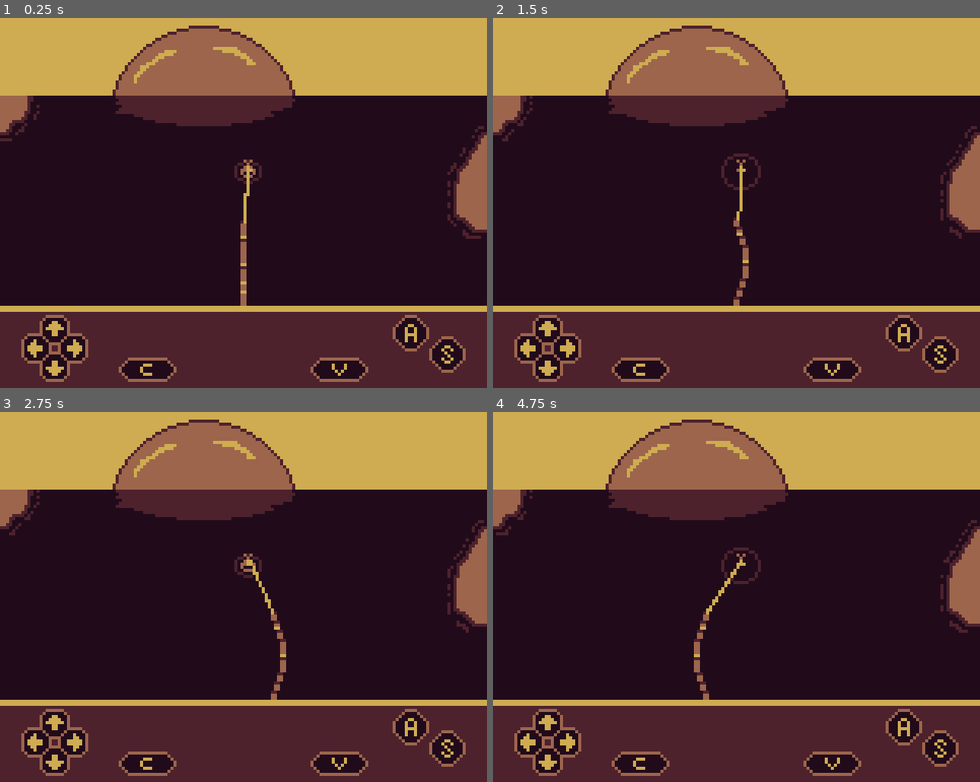
Above: before the commit, frames 1-4 (two rows, left to right).
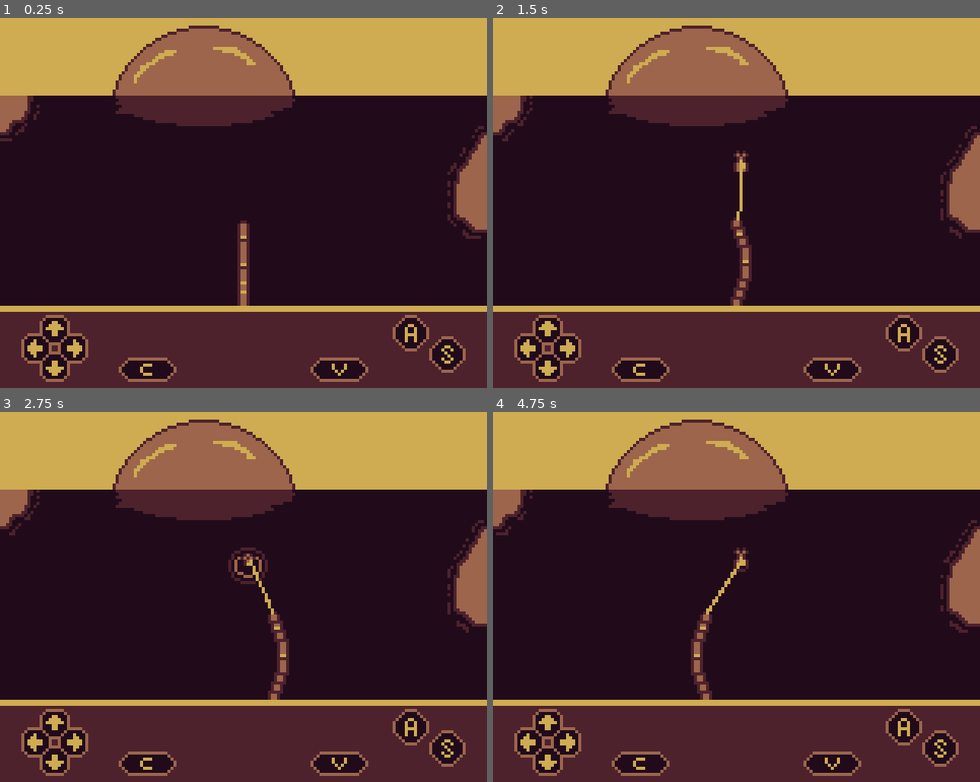
Above: after the commit, the same moments.

Repository: AparneetDey/luckyCatch
Game: Godot game, scene res://scenes/world/world.tscn
Same seed, same stepped clock (60 frames per second), same inputs: the game is played once before the commit and once after it.
Inputs:
- Up to frame 1 (0.25 s): no input
- Up to frame 2 (1.5 s): hold Right (right) 0.53-1.28 s; tap A (a) at 0.6, 1.35 s; hold Left (left) from 1.28 s (still down)
- Up to frame 3 (2.75 s): release Left (left) at 2.03 s; hold Right (right) from 2.03 s (still down); tap A (a) at 2.1 s
- Up to frame 4 (4.75 s): tap A (a) at 2.85, 3.6, 4.35 s; release Right (right) at 3.53 s; hold Left (left) from 3.53 s (still down)

The runs differ from the first frame. In frame 1, 0.5% of the frame differs, in the area x 48-54%, y 38-78%; in frame 2, 0.6%; in frame 3, 0.6%, in the area x 46-60%, y 36-78%; in frame 4, 0.6%.

Commit message:
Add bobber casting state flow and animations
Introduces a global `StateManager` autoload with fishing signals and wires it into the fishing and bobber scripts to drive cast/catch transitions. The bobber now has explicit animation states (`uncast`, `cast`, `idle`, `catch`), emits `cast_complete` back to the fishing scene, and updates line visibility/state progression during casting and waiting.

Diff:
--- /dev/null
+++ b/managers/state_manager.gd
@@ -0,0 +1,4 @@
+extends Node
+
+signal cast_bobber
+signal fish_caught
--- a/project.godot
+++ b/project.godot
@@ -14,6 +14,10 @@
 run/main_scene="uid://du0pq4mrtxkp1"
 config/features=PackedStringArray("4.7", "GL Compatibility")
 config/icon="res://icon.svg"
+
+[autoload]
+
+StateManager="*uid://3ipb2jmhbgvm"
 
 [debug]
 
--- a/scenes/fishingRod/bobber.gd
+++ b/scenes/fishingRod/bobber.gd
@@ -1,13 +1,42 @@
 class_name Bobber
 extends Node2D
 
+signal cast_complete
+
+@onready var animation_player: AnimationPlayer = $AnimationPlayer
 @onready var line_point: Marker2D = $LinePoint
 
-# Called when the node enters the scene tree for the first time.
+enum State {IDLE, CASTING, CAUGHT, UNCAST}
+
+var state = State.UNCAST
+
 func _ready() -> void:
-	pass # Replace with function body.
+	StateManager.cast_bobber.connect(onBobberCast.bind())
+	StateManager.fish_caught.connect(onFishCaught.bind())
 
+func _process(_delta: float) -> void:
+	handle_animation()
 
-# Called every frame. 'delta' is the elapsed time since the previous frame.
-func _process(_delta: float) -> void:
-	pass
+func handle_animation() -> void:
+	if state == State.IDLE:
+		animation_player.play("idle")
+	elif state == State.CASTING:
+		animation_player.play("cast")
+	elif state == State.CAUGHT:
+		animation_player.play("catch")
+	elif state == State.UNCAST:
+		animation_player.play("uncast")
+
+func onBobberCast() -> void:
+	print("Casting")
+	state = State.CASTING
+	visible = true
+
+func onFishCaught() -> void:
+	state = State.CAUGHT
+	visible = false
+
+func casting_complete() -> void:
+	cast_complete.emit()
+	print("animation casting")
+	state = State.IDLE
--- a/scenes/fishingRod/bobber.tscn
+++ b/scenes/fishingRod/bobber.tscn
@@ -78,6 +78,108 @@
 "transitions": PackedFloat32Array(1),
 "update": 0,
 "values": [Vector2(0, -3)]
+}
+tracks/6/type = "value"
+tracks/6/imported = false
+tracks/6/enabled = true
+tracks/6/path = NodePath("BobberSprite:position")
+tracks/6/interp = 1
+tracks/6/loop_wrap = true
+tracks/6/keys = {
+"times": PackedFloat32Array(0),
+"transitions": PackedFloat32Array(1),
+"update": 0,
+"values": [Vector2(0, 0)]
+}
+tracks/7/type = "value"
+tracks/7/imported = false
+tracks/7/enabled = true
+tracks/7/path = NodePath("BobberSprite:visible")
+tracks/7/interp = 1
+tracks/7/loop_wrap = true
+tracks/7/keys = {
+"times": PackedFloat32Array(0),
+"transitions": PackedFloat32Array(1),
+"update": 1,
+"values": [true]
+}
+
+[sub_resource type="Animation" id="Animation_54kfj"]
+resource_name = "cast"
+step = 0.1
+tracks/0/type = "value"
+tracks/0/imported = false
+tracks/0/enabled = true
+tracks/0/path = NodePath("BobberSprite:position")
+tracks/0/interp = 1
+tracks/0/loop_wrap = true
+tracks/0/keys = {
+"times": PackedFloat32Array(0, 0.6),
+"transitions": PackedFloat32Array(1, 1),
+"update": 0,
+"values": [Vector2(0, -100), Vector2(0, 0)]
+}
+tracks/1/type = "value"
+tracks/1/imported = false
+tracks/1/enabled = true
+tracks/1/path = NodePath("BobberSprite:frame")
+tracks/1/interp = 1
+tracks/1/loop_wrap = true
+tracks/1/keys = {
+"times": PackedFloat32Array(0, 0.6, 0.7, 0.9),
+"transitions": PackedFloat32Array(1, 1, 1, 1),
+"update": 1,
+"values": [6, 3, 4, 0]
+}
+tracks/2/type = "value"
+tracks/2/imported = false
+tracks/2/enabled = true
+tracks/2/path = NodePath("SplashSprite:frame")
+tracks/2/interp = 1
+tracks/2/loop_wrap = true
+tracks/2/keys = {
+"times": PackedFloat32Array(0, 0.6, 0.8),
+"transitions": PackedFloat32Array(1, 1, 1),
+"update": 1,
+"values": [2, 0, 1]
+}
+tracks/3/type = "value"
+tracks/3/imported = false
+tracks/3/enabled = true
+tracks/3/path = NodePath("LinePoint:position")
+tracks/3/interp = 1
+tracks/3/loop_wrap = true
+tracks/3/keys = {
+"times": PackedFloat32Array(0, 0.6, 0.7, 0.9),
+"transitions": PackedFloat32Array(1, 1, 1, 1),
+"update": 0,
+"values": [Vector2(0, -106), Vector2(0, -2), Vector2(0, -4), Vector2(0, -3)]
+}
+tracks/4/type = "method"
+tracks/4/imported = false
+tracks/4/enabled = true
+tracks/4/path = NodePath(".")
+tracks/4/interp = 1
+tracks/4/loop_wrap = true
+tracks/4/keys = {
+"times": PackedFloat32Array(0.9),
+"transitions": PackedFloat32Array(1),
+"values": [{
+"args": [],
+"method": &"casting_complete"
+}]
+}
+tracks/5/type = "value"
+tracks/5/imported = false
+tracks/5/enabled = true
+tracks/5/path = NodePath("BobberSprite:visible")
+tracks/5/interp = 1
+tracks/5/loop_wrap = true
+tracks/5/keys = {
+"times": PackedFloat32Array(0),
+"transitions": PackedFloat32Array(1),
+"update": 1,
+"values": [true]
 }
 
 [sub_resource type="Animation" id="Animation_tggis"]
@@ -143,6 +245,18 @@
 "transitions": PackedFloat32Array(1, 1),
 "update": 1,
 "values": [Vector2(0, -4), Vector2(0, 0)]
+}
+tracks/5/type = "value"
+tracks/5/imported = false
+tracks/5/enabled = true
+tracks/5/path = NodePath("BobberSprite:visible")
+tracks/5/interp = 1
+tracks/5/loop_wrap = true
+tracks/5/keys = {
+"times": PackedFloat32Array(0),
+"transitions": PackedFloat32Array(1),
+"update": 1,
+"values": [true]
 }
 
 [sub_resource type="Animation" id="Animation_2fmbl"]
@@ -210,12 +324,79 @@
 "update": 1,
 "values": [Vector2(0, -3), Vector2(0, -2), Vector2(0, -1), Vector2(0, -2)]
 }
+tracks/5/type = "value"
+tracks/5/imported = false
+tracks/5/enabled = true
+tracks/5/path = NodePath("BobberSprite:visible")
+tracks/5/interp = 1
+tracks/5/loop_wrap = true
+tracks/5/keys = {
+"times": PackedFloat32Array(0),
+"transitions": PackedFloat32Array(1),
+"update": 1,
+"values": [true]
+}
+
+[sub_resource type="Animation" id="Animation_uxbwy"]
+resource_name = "uncast"
+length = 0.1
+loop_mode = 1
+tracks/0/type = "value"
+tracks/0/imported = false
+tracks/0/enabled = true
+tracks/0/path = NodePath("BobberSprite:visible")
+tracks/0/interp = 1
+tracks/0/loop_wrap = true
+tracks/0/keys = {
+"times": PackedFloat32Array(0),
+"transitions": PackedFloat32Array(1),
+"update": 1,
+"values": [false]
+}
+tracks/1/type = "value"
+tracks/1/imported = false
+tracks/1/enabled = true
+tracks/1/path = NodePath("SplashSprite:visible")
+tracks/1/interp = 1
+tracks/1/loop_wrap = true
+tracks/1/keys = {
+"times": PackedFloat32Array(0),
+"transitions": PackedFloat32Array(1),
+"update": 1,
+"values": [false]
+}
+tracks/2/type = "value"
+tracks/2/imported = false
+tracks/2/enabled = true
+tracks/2/path = NodePath("RippleSprite:visible")
+tracks/2/interp = 1
+tracks/2/loop_wrap = true
+tracks/2/keys = {
+"times": PackedFloat32Array(0),
+"transitions": PackedFloat32Array(1),
+"update": 1,
+"values": [false]
+}
+tracks/3/type = "value"
+tracks/3/imported = false
+tracks/3/enabled = true
+tracks/3/path = NodePath("LinePoint:position")
+tracks/3/interp = 1
+tracks/3/loop_wrap = true
+tracks/3/keys = {
+"times": PackedFloat32Array(0),
+"transitions": PackedFloat32Array(1),
+"update": 0,
+"values": [Vector2(0, -3)]
+}
 
 [sub_resource type="AnimationLibrary" id="AnimationLibrary_tggis"]
 _data = {
 &"RESET": SubResource("Animation_gimnf"),
+&"cast": SubResource("Animation_54kfj"),
 &"catch": SubResource("Animation_tggis"),
-&"idle": SubResource("Animation_2fmbl")
+&"idle": SubResource("Animation_2fmbl"),
+&"uncast": SubResource("Animation_uxbwy")
 }
 
 [node name="Bobber" type="Node2D" unique_id=374119411]
@@ -233,18 +414,18 @@
 texture = ExtResource("2_2fmbl")
 centered = false
 offset = Vector2(-8, -8)
-hframes = 2
+hframes = 3
 
 [node name="BobberSprite" type="Sprite2D" parent="." unique_id=2053975592]
 texture = ExtResource("1_kkebe")
 centered = false
 offset = Vector2(-8, -16)
-hframes = 6
-
-[node name="AnimationPlayer" type="AnimationPlayer" parent="." unique_id=308328116]
-libraries/ = SubResource("AnimationLibrary_tggis")
-autoplay = &"idle"
+hframes = 7
 
 [node name="LinePoint" type="Marker2D" parent="." unique_id=724454121]
 position = Vector2(0, -3)
 gizmo_extents = 0.0
+
+[node name="AnimationPlayer" type="AnimationPlayer" parent="." unique_id=308328116]
+libraries/ = SubResource("AnimationLibrary_tggis")
+autoplay = &"uncast"
--- a/scenes/fishingRod/fishing.gd
+++ b/scenes/fishingRod/fishing.gd
@@ -5,16 +5,32 @@
 @onready var bobber: Bobber = %Bobber
 @onready var fishing_line: Line2D = %FishingLine
 
-# Called when the node enters the scene tree for the first time.
+enum State {IDLE, CASTING, WAITING, BITE, FIGHT, CAUGHT, FAILED}
+
+var state := State.IDLE
+
 func _ready() -> void:
-	pass # Replace with function body.
+	bobber.cast_complete.connect(onCastComplete.bind())
 
-# Called every frame. 'delta' is the elapsed time since the previous frame.
 func _process(_delta: float) -> void:
+	fishing_line.visible = isFishing()
+	handle_input()
 	handleFishingLine()
+
+func handle_input() -> void:
+	if Input.is_action_just_pressed("a") and state == State.IDLE:
+		print("cast")
+		StateManager.cast_bobber.emit()
+		state = State.CASTING
 
 func handleFishingLine() -> void:
 	var rod_point := fishing_line.to_local(bamboo_rod.line_point.global_position)
 	var bobber_point := fishing_line.to_local(bobber.line_point.global_position)
 	fishing_line.set_point_position(0, rod_point)
 	fishing_line.set_point_position(1, bobber_point)
+
+func isFishing() -> bool:
+	return [State.WAITING, State.BITE, State.FIGHT, State.CASTING].has(state)
+
+func onCastComplete() -> void:
+	state = State.WAITING
Binary file changed: assets/fishingRod/bamboo-rod-sprite.png
Binary file changed: assets/fishingRod/bobber-sprite.png
Binary file changed: assets/vfx/splash-sprite.png
Not shown, added: managers/state_manager.gd.uid
